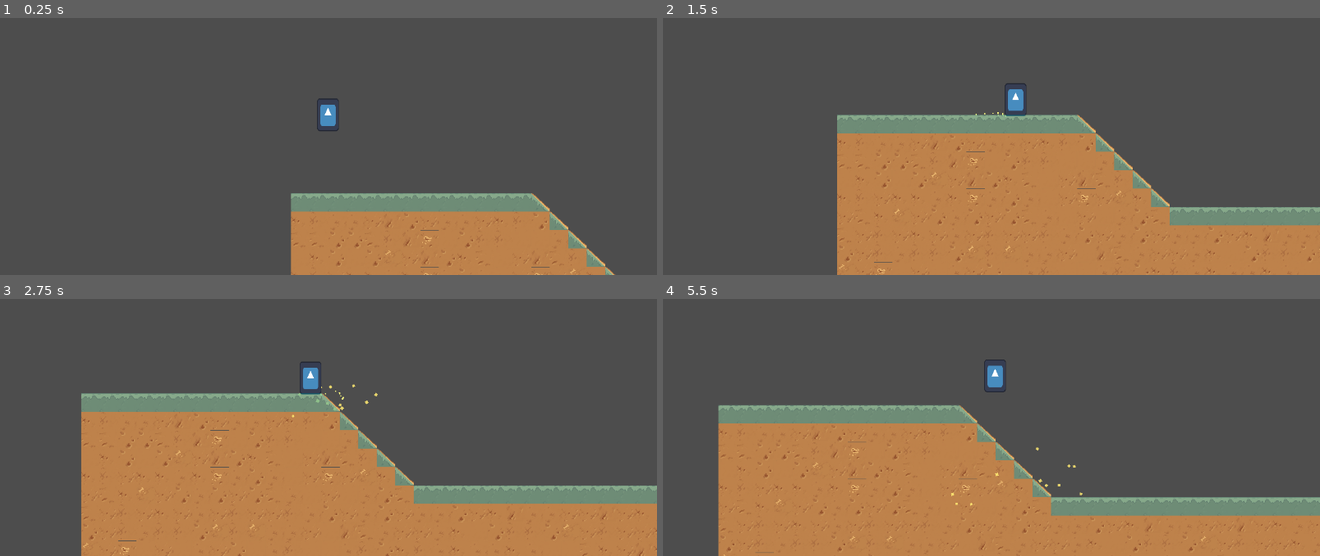
Above: before the commit, frames 1-4 (two rows, left to right).
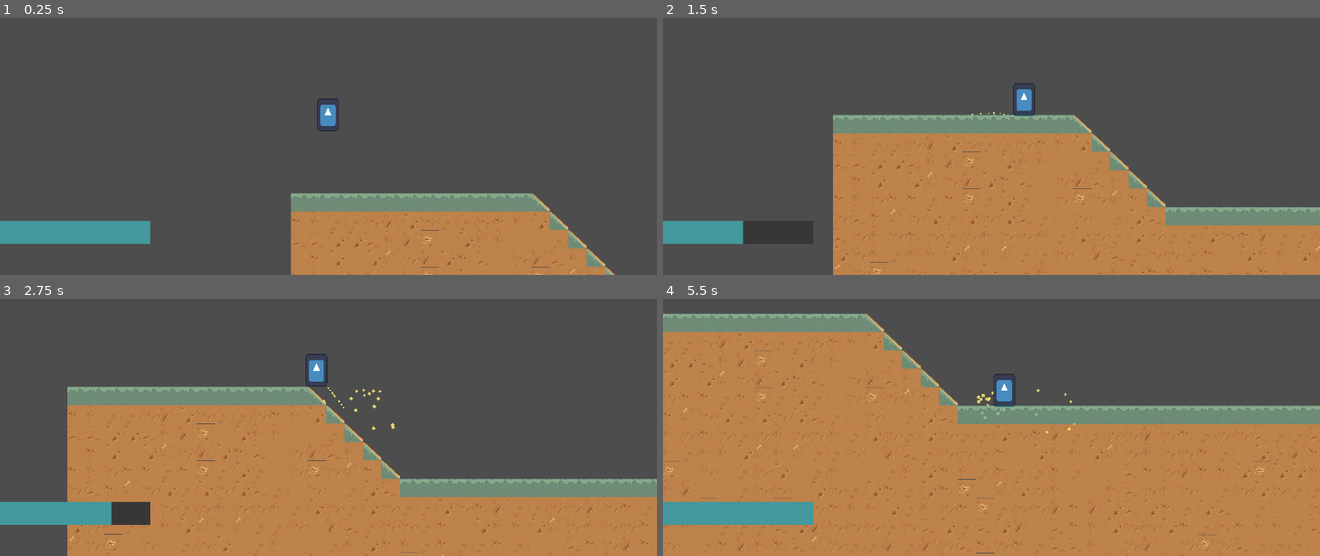
Above: after the commit, the same moments.

Repository: dzfrias/gladiator
Game: Godot game, scene res://scenes/mission.tscn
The game is run twice, just before and just after one commit, with the same random seed, the same clock (stepped at 60 frames per second) and the same inputs. This scene is started directly instead of the project's main scene. The engine's default icon, where the game draws it, is replaced by a stand-in: a white triangle on a blue panel in a dark square. Sound files missing from this copy of the repository are replaced by a short silence.
Inputs (mouse positions are in pixels of both pictures, inside the frame that each line leads up to):
- Up to frame 1 (0.25 s): no input
- Up to frame 2 (1.5 s): move the mouse to (1136, 71) at 0.52 s; hold S (crouch, bound only before the commit) 0.53-1.28 s; hold D (right) from 0.53 s (still down); tap Space (jump) at 0.77, 1.07 s; tap Shift (shield, bound only before the commit) at 0.8, 1.35 s; move the mouse to (860, 110) at 1.27 s
- Up to frame 3 (2.75 s): tap Space (jump) at 1.52, 1.82 s; tap S (crouch, bound only before the commit) at 1.55 s; move the mouse to (outside the picture) at 2.02 s; release D (right) at 2.03 s; hold A (left) from 2.03 s (still down); hold S (crouch, bound only before the commit) from 2.03 s (still down); tap Shift (shield, bound only before the commit) at 2.3 s
- Up to frame 4 (5.5 s): move the mouse to (958, 445) at 2.77 s; release A (left) at 2.78 s; release S (crouch, bound only before the commit) at 2.78 s; hold D (right) 2.78-4.28 s; click (958, 445) at 2.85 s; tap Space (jump) at 3.02, 3.32, 3.77, 4.07, 4.52, 4.82 s; tap S (crouch, bound only before the commit) at 3.05, 4.55 s; move the mouse to (1188, 427) at 3.52 s; hold I (interact) 3.53-4.28 s; tap Shift (shield, bound only before the commit) at 3.8 s; move the mouse to (794, 316) at 4.27 s; hold A (left) 4.28-5.03 s; tap E (roll, bound only before the commit) at 4.35 s; move the mouse to (1024, 370) at 5.02 s; hold D (right) from 5.03 s (still down); hold Shift (shield, bound only before the commit) from 5.03 s (still down)

The runs differ from the first frame. In frame 1, 2.0% of the frame differs, in the area x 0-23%, y 78-88%; in frame 2, 3.5%; in frame 3, 10%; in frame 4, 44%, in the area x 0-100%, y 5-100%.

Commit message:
Improve burrow
- Can burrow on platforms
- Remove dash and shield
- Burrow depletes lightning bar
- Burrow has a cooldown

Diff:
--- a/project.godot
+++ b/project.godot
@@ -56,32 +56,31 @@
 }
 roll={
 "deadzone": 0.5,
-"events": [Object(InputEventKey,"resource_local_to_scene":false,"resource_name":"","device":0,"window_id":0,"alt_pressed":false,"shift_pressed":false,"ctrl_pressed":false,"meta_pressed":false,"pressed":false,"keycode":0,"physical_keycode":69,"key_label":0,"unicode":0,"location":0,"echo":false,"script":null)
-]
+"events": []
 }
 reload={
 "deadzone": 0.5,
 "events": [Object(InputEventKey,"resource_local_to_scene":false,"resource_name":"","device":-1,"window_id":0,"alt_press …(192 unchanged characters)…
 ]
 }
-crouch={
+burrow={
 "deadzone": 0.5,
 "events": [Object(InputEventKey,"resource_local_to_scene":false,"resource_name":"","device":-1,"window_id":0,"alt_press …(192 unchanged characters)…
 , Object(InputEventKey,"resource_local_to_scene":false,"resource_name":"","device":-1,"window_id":0,"alt_pressed":false …(186 unchanged characters)…
 ]
 }
-activate_gadget={
+shield={
 "deadzone": 0.5,
 "events": []
-}
-shield={
-"deadzone": 0.5,
-"events": [Object(InputEventKey,"resource_local_to_scene":false,"resource_name":"","device":-1,"window_id":0,"alt_pressed":false,"shift_pressed":false,"ctrl_pressed":false,"meta_pressed":false,"pressed":false,"keycode":0,"physical_keycode":4194325,"key_label":0,"unicode":0,"location":0,"echo":false,"script":null)
-]
 }
 interact={
 "deadzone": 0.5,
 "events": [Object(InputEventKey,"resource_local_to_scene":false,"resource_name":"","device":-1,"window_id":0,"alt_press …(192 unchanged characters)…
+]
+}
+fallthrough={
+"deadzone": 0.5,
+"events": [Object(InputEventKey,"resource_local_to_scene":false,"resource_name":"","device":-1,"window_id":0,"alt_pressed":false,"shift_pressed":false,"ctrl_pressed":false,"meta_pressed":false,"pressed":false,"keycode":0,"physical_keycode":4194325,"key_label":0,"unicode":0,"location":0,"echo":false,"script":null)
 ]
 }
 
--- a/scenes/modules/encounters/campsite_encounter.tscn
+++ b/scenes/modules/encounters/campsite_encounter.tscn
@@ -1,4 +1,4 @@
-[gd_scene load_steps=3 format=3 uid="uid://l43esnok77yj"]
+[gd_scene load_steps=3 format=4 uid="uid://l43esnok77yj"]
 
 [ext_resource type="TileSet" uid="uid://dpcafcjqg7xko" path="res://assets/desert.tres" id="1_7nmd0"]
 [ext_resource type="Script" path="res://scripts/combat_encounter.gd" id="2_wdohd"]
--- a/scenes/player_ui.tscn
+++ b/scenes/player_ui.tscn
@@ -1,10 +1,17 @@
-[gd_scene load_steps=6 format=3 uid="uid://dktl7ywhwt15s"]
+[gd_scene load_steps=9 format=3 uid="uid://dktl7ywhwt15s"]
 
 [ext_resource type="Script" path="res://scripts/ui/mission_ui.gd" id="1_bm8m2"]
 [ext_resource type="PackedScene" uid="uid://bm0hxwrfnl0cc" path="res://scenes/lightning_indicator.tscn" id="2_5x1lo"]
 [ext_resource type="PackedScene" uid="uid://bhayxr4wyjijd" path="res://scenes/acid_rain_indicator.tscn" id="3_lbnag"]
 [ext_resource type="PackedScene" uid="uid://beu7cb0rnolxb" path="res://scenes/survival_ui.tscn" id="4_k0q64"]
 [ext_resource type="Script" path="res://scripts/ui/ammo_ui.gd" id="5_74ny8"]
+[ext_resource type="Script" path="res://scripts/ui/burrow_bar.gd" id="6_6nq0s"]
+
+[sub_resource type="StyleBoxFlat" id="StyleBoxFlat_n0e2u"]
+bg_color = Color(0.215686, 0.215686, 0.215686, 1)
+
+[sub_resource type="StyleBoxFlat" id="StyleBoxFlat_rjwni"]
+bg_color = Color(0.264919, 0.60077, 0.618488, 1)
 
 [node name="PlayerUI" type="CanvasLayer"]
 script = ExtResource("1_bm8m2")
@@ -24,3 +31,16 @@
 text = "Ammo:  [img=8,8]assets/infinity_sign.png[/img]"
 autowrap_mode = 0
 script = ExtResource("5_74ny8")
+
+[node name="BurrowBar" type="ProgressBar" parent="."]
+anchors_preset = 2
+anchor_top = 1.0
+anchor_bottom = 1.0
+offset_top = -106.0
+offset_right = 293.0
+offset_bottom = -61.0
+grow_vertical = 0
+theme_override_styles/background = SubResource("StyleBoxFlat_n0e2u")
+theme_override_styles/fill = SubResource("StyleBoxFlat_rjwni")
+show_percentage = false
+script = ExtResource("6_6nq0s")
--- a/scripts/player/player.gd
+++ b/scripts/player/player.gd
@@ -4,6 +4,7 @@
 
 @export var movement_settings: Resource
 
+var _underground_time := 0.0
 var _state := State.CONTROL
 var _can_roll := true
 var _is_jumping := false
@@ -55,9 +56,16 @@
 
 	# Handle continuous (horizontal) movement
 	match _state:
-		State.CONTROL, State.SHIELD, State.UNDERGROUND:
+		State.CONTROL, State.SHIELD:
+			_underground_time = maxf(_underground_time - delta * movement_settings.burrow_decrement_factor, 0.0)
 			_apply_horizontal_input(delta)
+		State.UNDERGROUND:
+			_underground_time += delta * movement_settings.burrow_increment_factor
+			_apply_horizontal_input(delta)
+			if _underground_time >= movement_settings.max_burrow_time:
+				_unburrow()
 		State.ROLL:
+			_underground_time = maxf(_underground_time - delta * movement_settings.burrow_decrement_factor, 0.0)
 			velocity.x = movement_settings.roll_speed * $Direction.scalar
 
 	# Handle walking particles
@@ -88,6 +96,11 @@
 		var index := event.as_text().to_int() - 1
 		if index < $Inventory.items.size() and index >= 0:
 			$Inventory.set_held_item(index)
+
+	if event.is_action_pressed("fallthrough"):
+		set_collision_mask_value(Math.ilog2(Constants.PLATFORM_LAYER) + 1, false)
+	if event.is_action_released("fallthrough"):
+		set_collision_mask_value(Math.ilog2(Constants.PLATFORM_LAYER) + 1, true)
 
 	match _state:
 		State.CONTROL:
@@ -104,21 +117,9 @@
 				$Weapon.set_firing(null)
 				_current_move_speed = movement_settings.shield_move_speed
 
-			# There are two scenarios when the crouch button is pressed:
-			# 1. On the floor to start a burrow
-			# 2. On platform to fall through it
-			if event.is_action_pressed("crouch"):
-				if is_on_floor() and not is_on_platform():
-					_state = State.UNDERGROUND
-					_current_move_speed = movement_settings.burrow_speed
-					$StandingSprite.visible = false
-					collision_layer = Constants.INVINCIBLE_LAYER
-				else:
-					set_collision_mask_value(Math.ilog2(Constants.PLATFORM_LAYER) + 1, false)
-			# If the crouch button is released while in the control state, we used it to fall
-			# through a platform, so we should re-enable the platform layer
-			if event.is_action_released("crouch"):
-				set_collision_mask_value(Math.ilog2(Constants.PLATFORM_LAYER) + 1, true)
+			# Burrow
+			if event.is_action_pressed("burrow") and is_on_floor():
+				_burrow()
 
 			# Roll
 			if event.is_action_pressed("roll"):
@@ -141,11 +142,8 @@
 							child.interact()
 
 		State.UNDERGROUND:
-			if event.is_action_released("crouch"):
-				_state = State.CONTROL
-				_current_move_speed = movement_settings.move_speed
-				$StandingSprite.visible = true
-				collision_layer = Constants.PLAYER_LAYER | Constants.ENTITY_LAYER
+			if event.is_action_released("burrow"):
+				_unburrow()
 
 		State.SHIELD:
 			if event.is_action_released("shield"):
@@ -202,6 +200,20 @@
 	await get_tree().create_timer(movement_settings.roll_cooldown_time).timeout
 	_can_roll = true
 
+func _burrow() -> void:
+	assert(_state != State.UNDERGROUND)
+	_state = State.UNDERGROUND
+	_current_move_speed = movement_settings.burrow_speed
+	$StandingSprite.visible = false
+	collision_layer = Constants.INVINCIBLE_LAYER
+
+func _unburrow() -> void:
+	assert(_state == State.UNDERGROUND)
+	_state = State.CONTROL
+	_current_move_speed = movement_settings.move_speed
+	$StandingSprite.visible = true
+	collision_layer = Constants.PLAYER_LAYER | Constants.ENTITY_LAYER
+
 func _on_health_died() -> void:
 	print("The player has died")
 
@@ -229,6 +241,9 @@
 func is_on_platform():
 	return $PlatformRaycast.is_colliding()
 
+func is_underground():
+	return _state == State.UNDERGROUND
+
 func get_platform_height():
 	return $PlatformRaycast.get_collision_point().y
 
@@ -237,6 +252,9 @@
 
 func weapon() -> Weapon:
 	return $Weapon
+
+func burrow_percentage() -> float:
+	return _underground_time / movement_settings.max_burrow_time
 
 func _flash_invincible() -> void:
 	while collision_layer == Constants.INVINCIBLE_LAYER:
--- a/scripts/resources/player_movement_settings.gd
+++ b/scripts/resources/player_movement_settings.gd
@@ -16,3 +16,6 @@
 @export var roll_cooldown_time: float = 0.2
 @export var invincible_time: float = 1.0
 @export var burrow_speed: float = 500
+@export var max_burrow_time: float = 3.0
+@export var burrow_increment_factor: float = 2.0
+@export var burrow_decrement_factor: float = 0.5
--- /dev/null
+++ b/scripts/ui/burrow_bar.gd
@@ -0,0 +1,8 @@
+class_name BurrowBar extends ProgressBar
+
+func _ready() -> void:
+	value = 0
+	max_value = Player.Instance.movement_settings.max_burrow_time
+
+func _process(delta: float) -> void:
+	ratio = 1 - Player.Instance.burrow_percentage()
--- a/scripts/weather/lightning.gd
+++ b/scripts/weather/lightning.gd
@@ -7,7 +7,7 @@
 
 func _process(delta: float) -> void:
 	var player: Player = Player.Instance
-	if player.is_holding_weapon():
+	if player.is_holding_weapon() and not player.is_underground():
 		current_time += delta
 		if current_time >= tolerance_time:
 			current_time = 0
